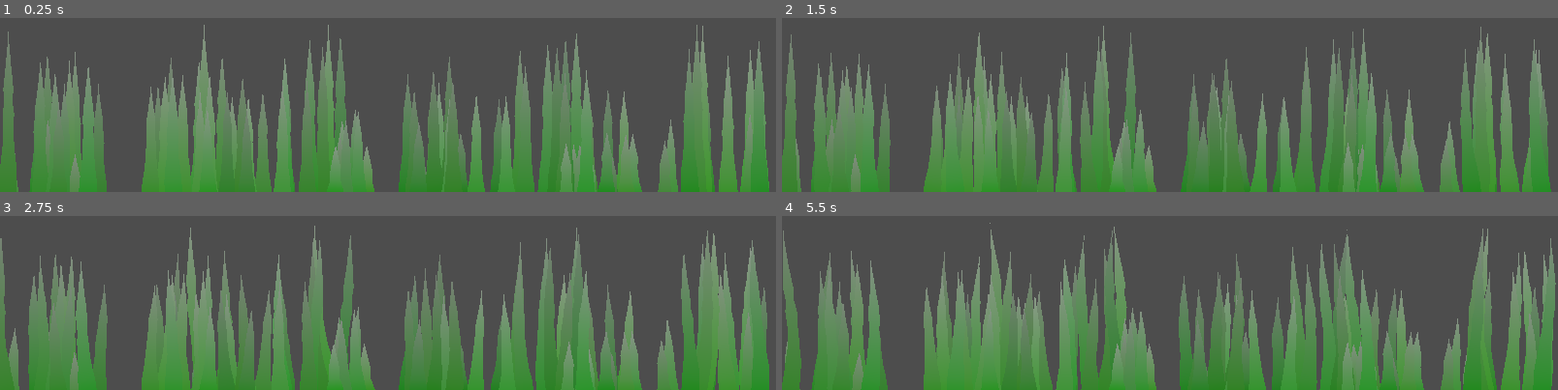
Above: before the commit, frames 1-4 (two rows, left to right).
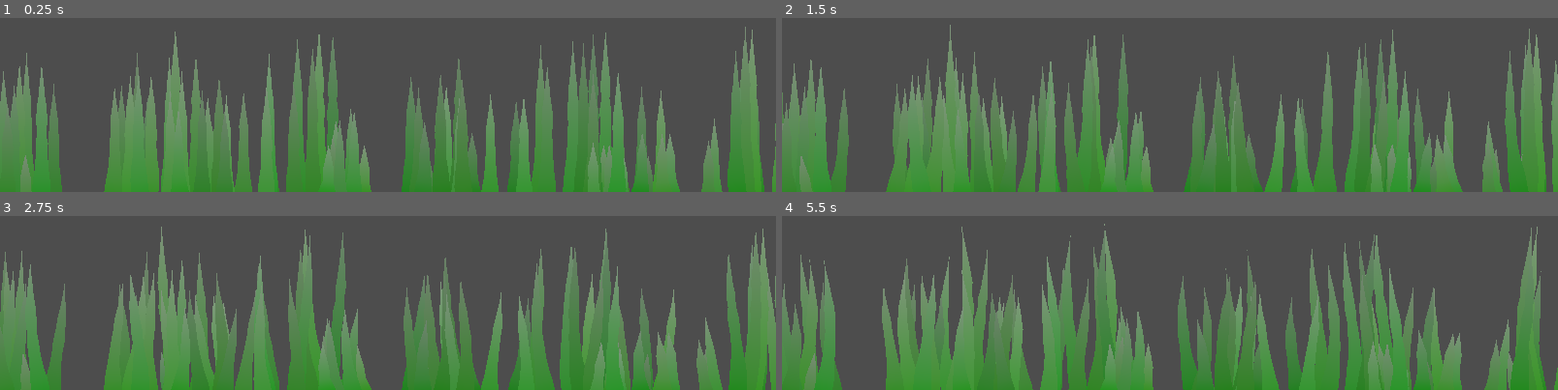
Above: after the commit, the same moments.

Repository: Cax36940/Global-Game-Jam-2025
Game: Godot game, scene res://assets/algue_generator.tscn
The game is run twice, just before and just after one commit, with the same random seed, the same clock (stepped at 60 frames per second) and the same inputs. This scene is started directly instead of the project's main scene.
Inputs:
- Up to frame 1 (0.25 s): no input
- Up to frame 2 (1.5 s): hold Right (ui_right) 0.53-1.28 s; hold Left (ui_left) from 1.28 s (still down)
- Up to frame 3 (2.75 s): release Left (ui_left) at 2.03 s; hold Right (ui_right) from 2.03 s (still down)
- Up to frame 4 (5.5 s): release Right (ui_right) at 3.53 s; hold Left (ui_left) from 3.53 s (still down)

The runs differ from the first frame. In frame 1, 33% of the frame differs, in the area x 0-100%, y 3-100%; in frame 2, 33%; in frame 3, 34%, in the area x 0-100%, y 5-100%; in frame 4, 32%.

Commit message:
Adjust algue

Diff:
--- a/assets/algue.gd
+++ b/assets/algue.gd
@@ -23,7 +23,7 @@
 
 	gradient = Gradient.new()
 	gradient.set_color(0, Color.from_hsv(hue, sat, val))
-	gradient.set_color(1, Color.from_hsv(hue, sat/10, val))
+	gradient.set_color(1, Color.from_hsv(hue, sat/5, val))
 
 	total_time = randf_range(0.0, 2 * PI / SPEED)
 
@@ -40,8 +40,9 @@
 
 # Called every frame. 'delta' is the elapsed time since the previous frame.
 func _process(delta: float) -> void:
+
 	total_time += delta
-	velocity.x = cos(total_time * SPEED) / ((20 - number_point))
+	velocity.x = cos(total_time * SPEED) / 5
 	velocity.y = sqrt(1 - velocity.x ** 2)
 
 	virtual_position[0] = virtual_position[0] + velocity * SPEED
@@ -51,6 +52,4 @@
 	for i in range(1, number_point):
 		virtual_position[i] = virtual_position[i-1] + JOINT_LENGTH * (virtual_position[i] - virtual_position[i-1]).normalized()
 		set_point_position(i, virtual_position[i] - position_offset)
-
-
 	pass
--- a/assets/algue_generator.gd
+++ b/assets/algue_generator.gd
@@ -15,6 +15,6 @@
 
 func generate_worm():
 	var instance = algue_scene.instantiate()
-	instance.position.x = randf_range(0, get_viewport_rect().size.x)
+	instance.position.x = randf_range(-100, get_viewport_rect().size.x + 100)
 	instance.position.y = get_viewport_rect().size.y - randf_range(-20, 0)
 	add_child(instance)
